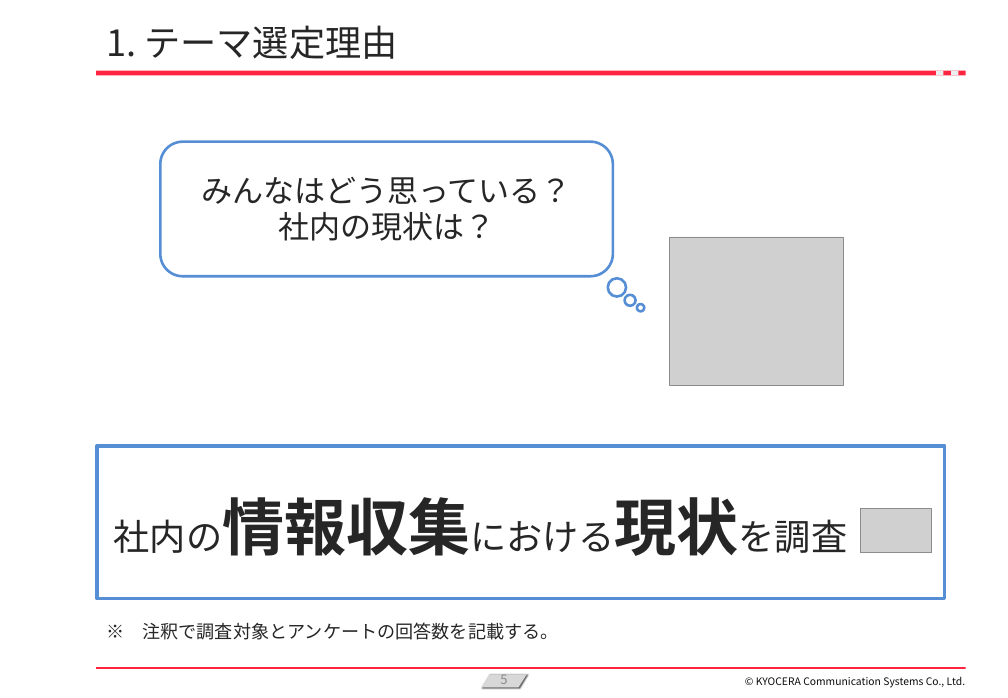
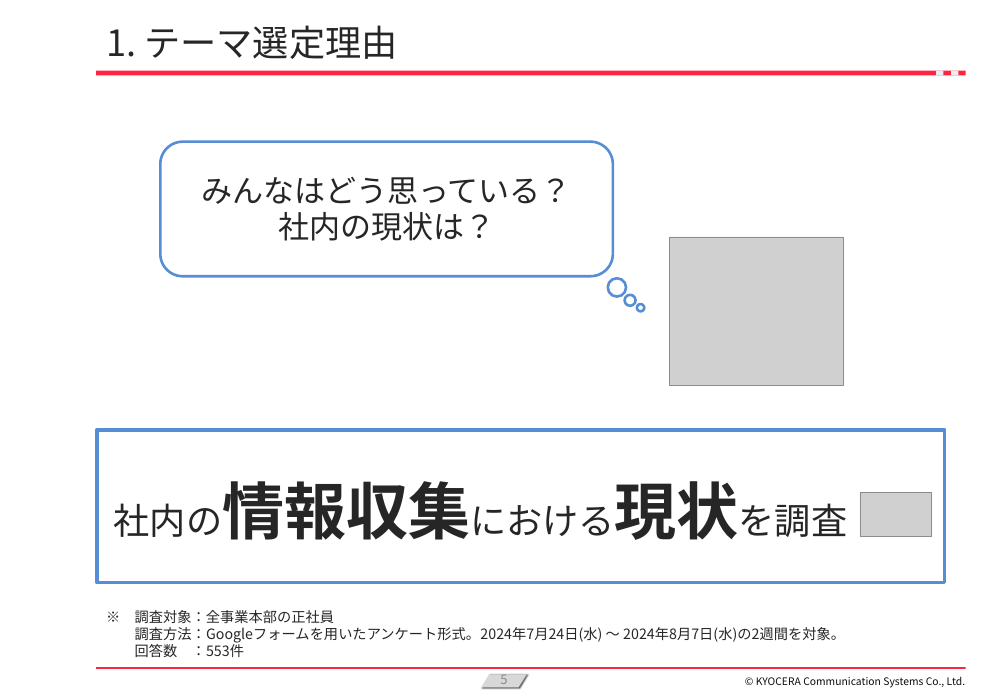
Before and after one commit to KanataOsako/SCSA, a slide deck: slide 5 of src/研究レポート/業務改善【大迫かなた】2024年予選会資料.pptx. Drawn at 1008x698 pixels with LibreOffice and Linux fonts; fonts in the diff are those of the drawing; grey boxes stand for pictures; background and template pictures are left out. Boxes give left, top, right and bottom in pixels: in the first picture for what was removed or moved away, otherwise in the second. Text is boxed around its words. In the diff, an @@ line names an element or a change of style, - is before the commit and + after.

```diff
--- a/src/研究レポート/業務改善【大迫かなた】2024年予選会資料.pptx
+++ b/src/研究レポート/業務改善【大迫かなた】2024年予選会資料.pptx
@@ rectangle "社内の情報収集における現状を調査": place and size @@
-rectangle "社内の情報収集における現状を調査" at <box>97,446,945,598</box>
+rectangle "社内の情報収集における現状を調査" at <box>97,430,945,583</box>
@@ picture: place and size @@
-picture at <box>861,508,932,553</box>
+picture at <box>861,492,932,537</box>
@@ text at <box>135,610,845,657</box>: text changed; size 14 to 11 pt @@
-※ 注釈で調査対象とアンケートの回答数を記載する。
+※ 調査対象：全事業本部の正社員
+調査方法：Googleフォームを用いたアンケート形式。2024年7月24日(水) ～ 2024年8月7日(水)の2週間を対象。
+回答数 ：553件
```
Also in this commit, not shown: 29 other slides changed, 3 slides added, 1 slide removed, 1 other file.
